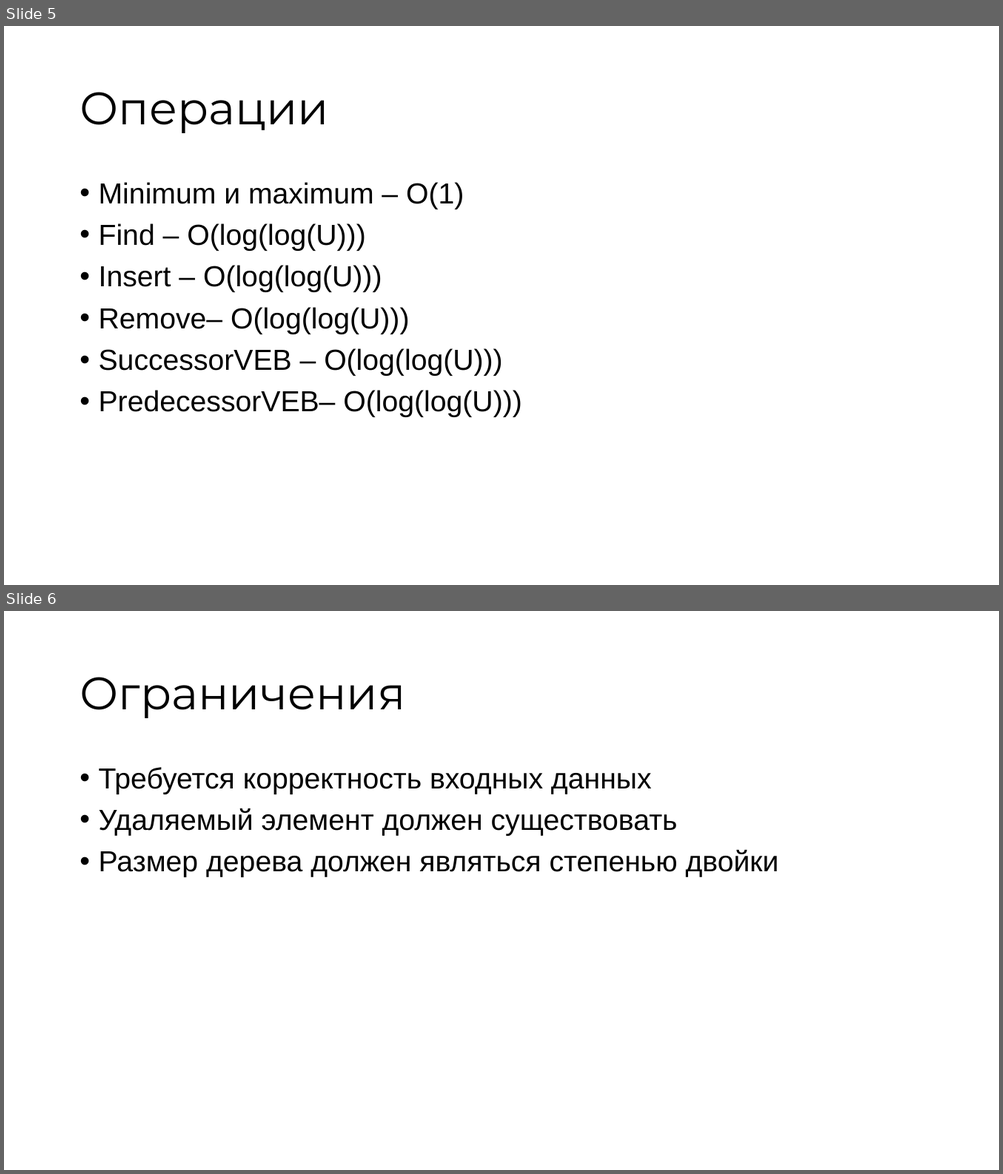
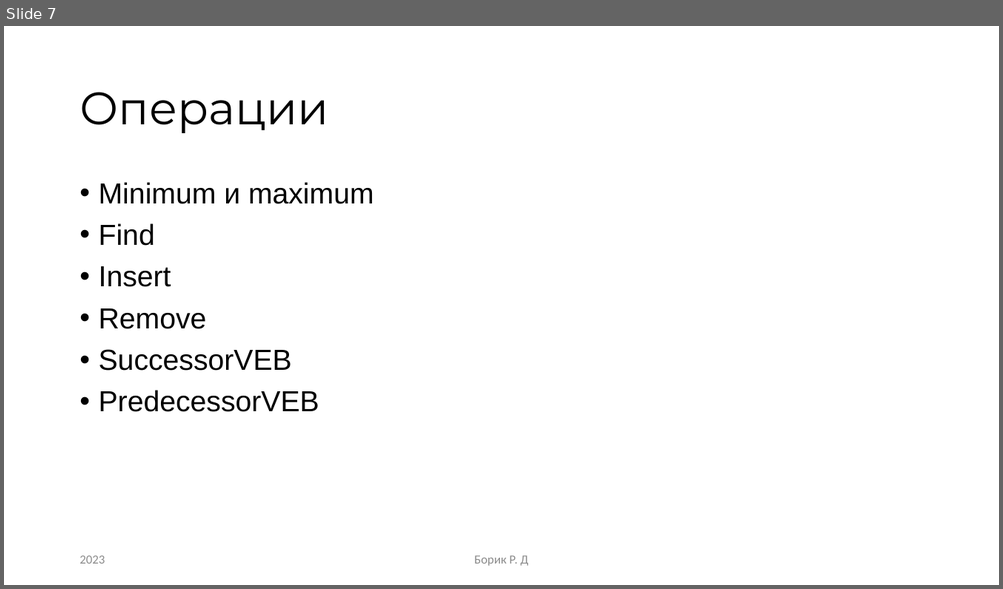
Before and after one commit to RandomServant/Van-Emde-Boas-tree, a slide deck: Presentation van Emde Boas tree.pptx. Shown one above the other, each under a label of ours: slides 5 and 6 before the commit, slide 7 after it. The pictures are 1003x1174 and 1003x589 pixels, drawn with LibreOffice and Linux fonts; fonts in the diff are those of the drawing. Boxes give left, top, right and bottom in pixels: in the first picture for what was removed or moved away, otherwise in the second. Text is boxed around its words. In the diff, an @@ line names an element or a change of style, - is before the commit and + after.

```diff
--- a/Presentation van Emde Boas tree.pptx
+++ b/Presentation van Emde Boas tree.pptx
@@ slide 6 removed at <box>4,611,999,1170</box>, background #FFFFFF @@
@@ title removed at <box>79,677,405,718</box> @@
-Ограничения
@@ text removed at <box>99,767,779,877</box> @@
-• Требуется корректность входных данных
-• Удаляемый элемент должен существовать
-• Размер дерева должен являться степенью двойки
@@ what was slide 5 is now slide 7 @@
@@ slide 7 changed as well @@
@@ text at <box>99,182,374,412</box>: text changed @@
-• Minimum и maximum – O(1)
-• Find – O(log(log(U)))
-• Insert – O(log(log(U)))
-• Remove– O(log(log(U)))
-• SuccessorVEB – O(log(log(U)))
-• PredecessorVEB– O(log(log(U)))
+• Minimum и maximum
+• Find
+• Insert
+• Remove
+• SuccessorVEB
+• PredecessorVEB
@@ text added at <box>79,556,105,564</box>, 12 pt, text #8C8C8C @@
+2023
@@ text added at <box>474,556,529,566</box>, 12 pt, text #8C8C8C @@
+Борик Р. Д
```
Also in this commit, not shown: 1 other slide changed, 17 slides added, 9 other slides removed.
